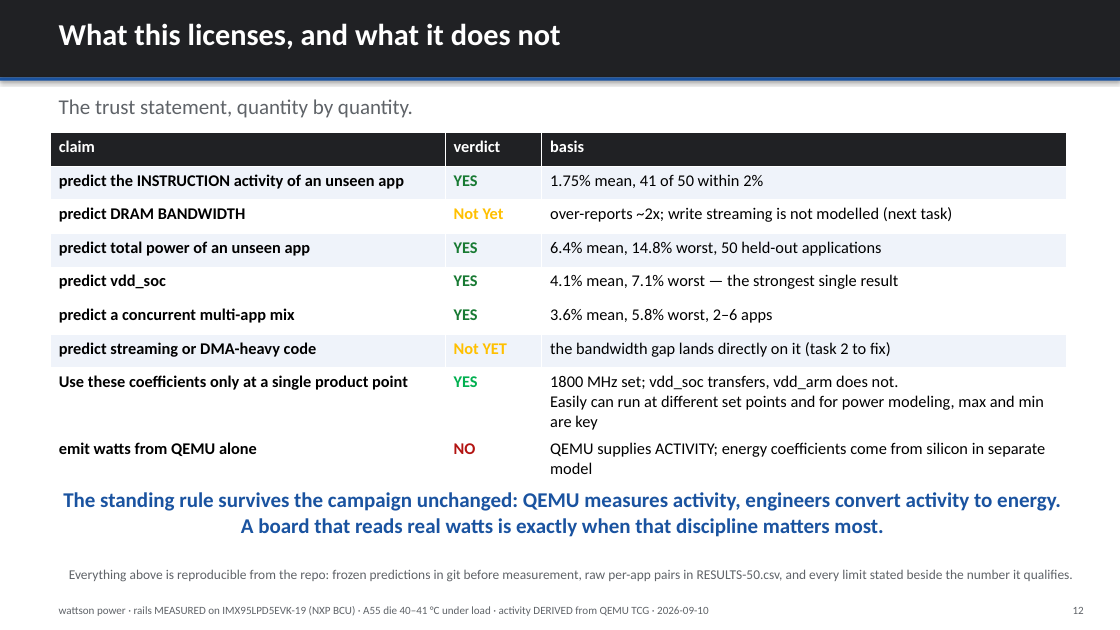
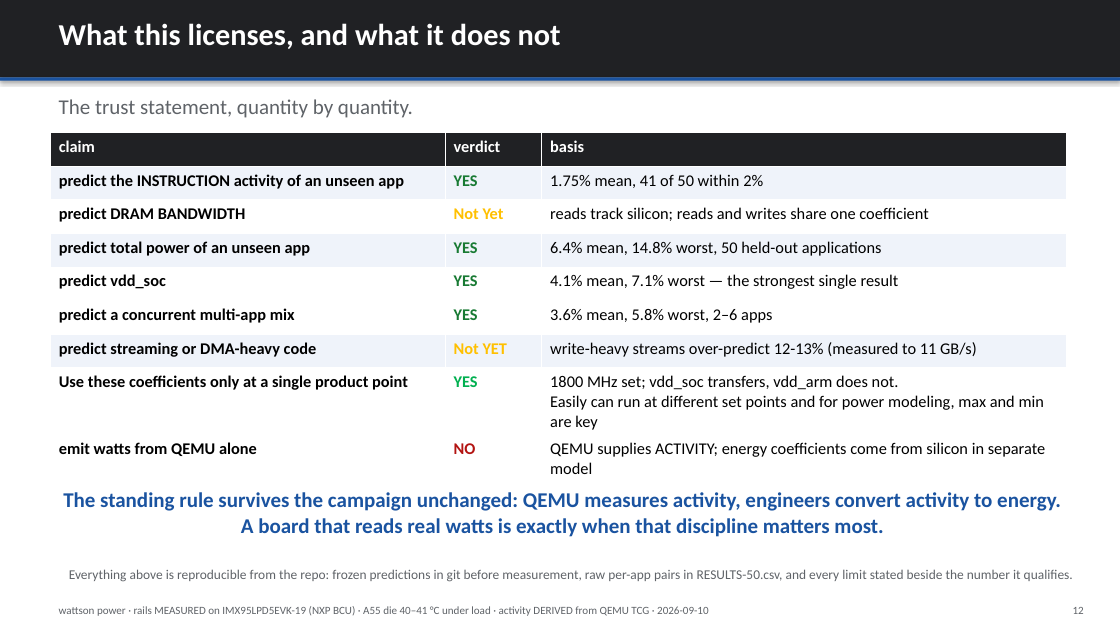
Before and after one commit to kylefoxaustin/wattson, a slide deck: slide 12 of xcheck/wattson_power_results_final_KF_9_10_2026.pptx. Drawn at 1120x630 pixels with LibreOffice and Linux fonts; fonts in the diff are those of the drawing. Boxes give left, top, right and bottom in pixels: in the first picture for what was removed or moved away, otherwise in the second. Text is boxed around its words. In the diff, an @@ line names an element or a change of style, - is before the commit and + after.

```diff
--- a/xcheck/wattson_power_results_final_KF_9_10_2026.pptx
+++ b/xcheck/wattson_power_results_final_KF_9_10_2026.pptx
@@ table at <box>50,133,1067,483</box> @@
-row 3, column 3: over-reports ~2x; write streaming is not modelled (next task)
+row 3, column 3: reads track silicon; reads and writes share one coefficient
-row 7, column 3: the bandwidth gap lands directly on it (task 2 to fix)
+row 7, column 3: write-heavy streams over-predict 12-13% (measured to 11 GB/s)
```
Also in this commit, not shown: 3 other slides changed, 4 other files.
